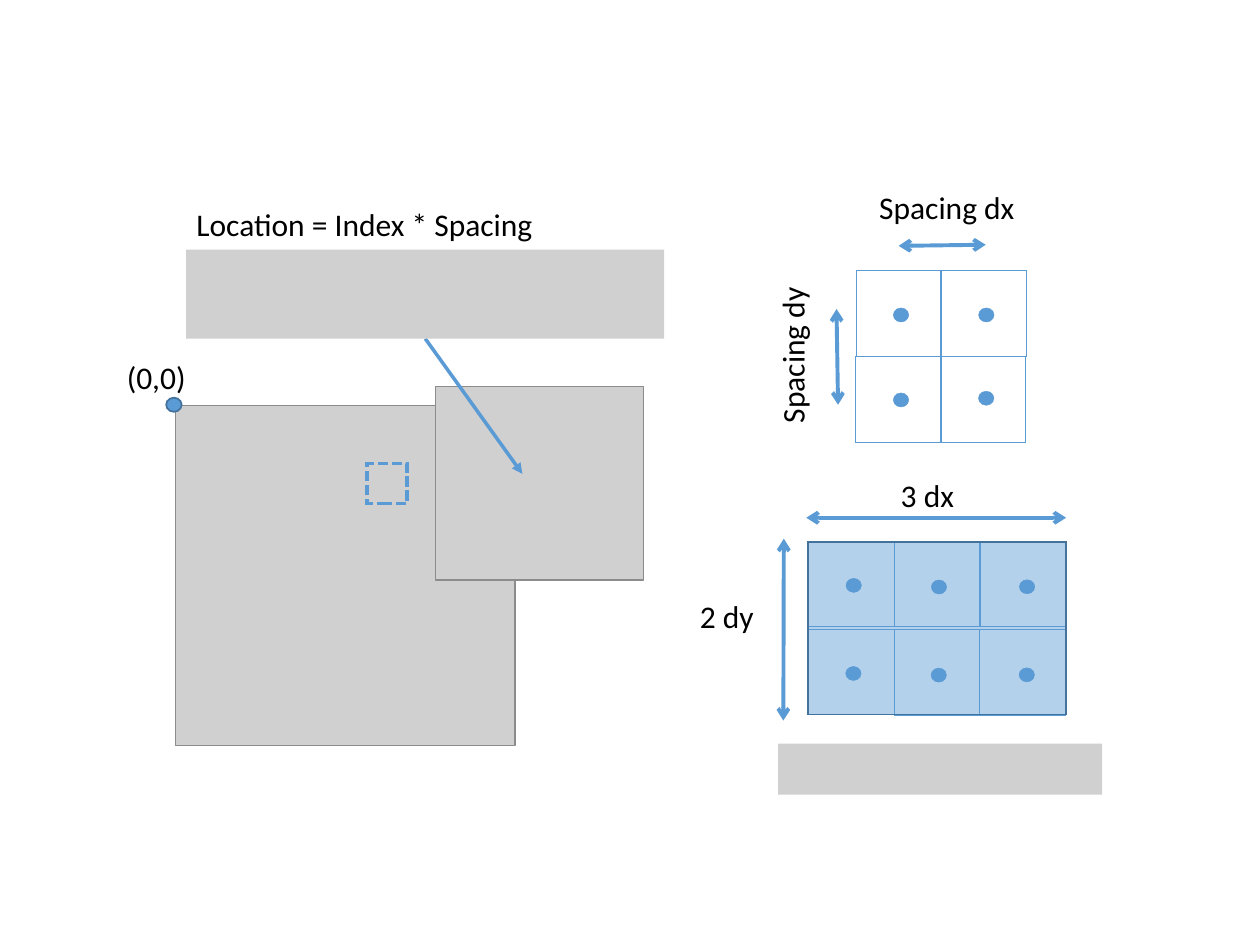
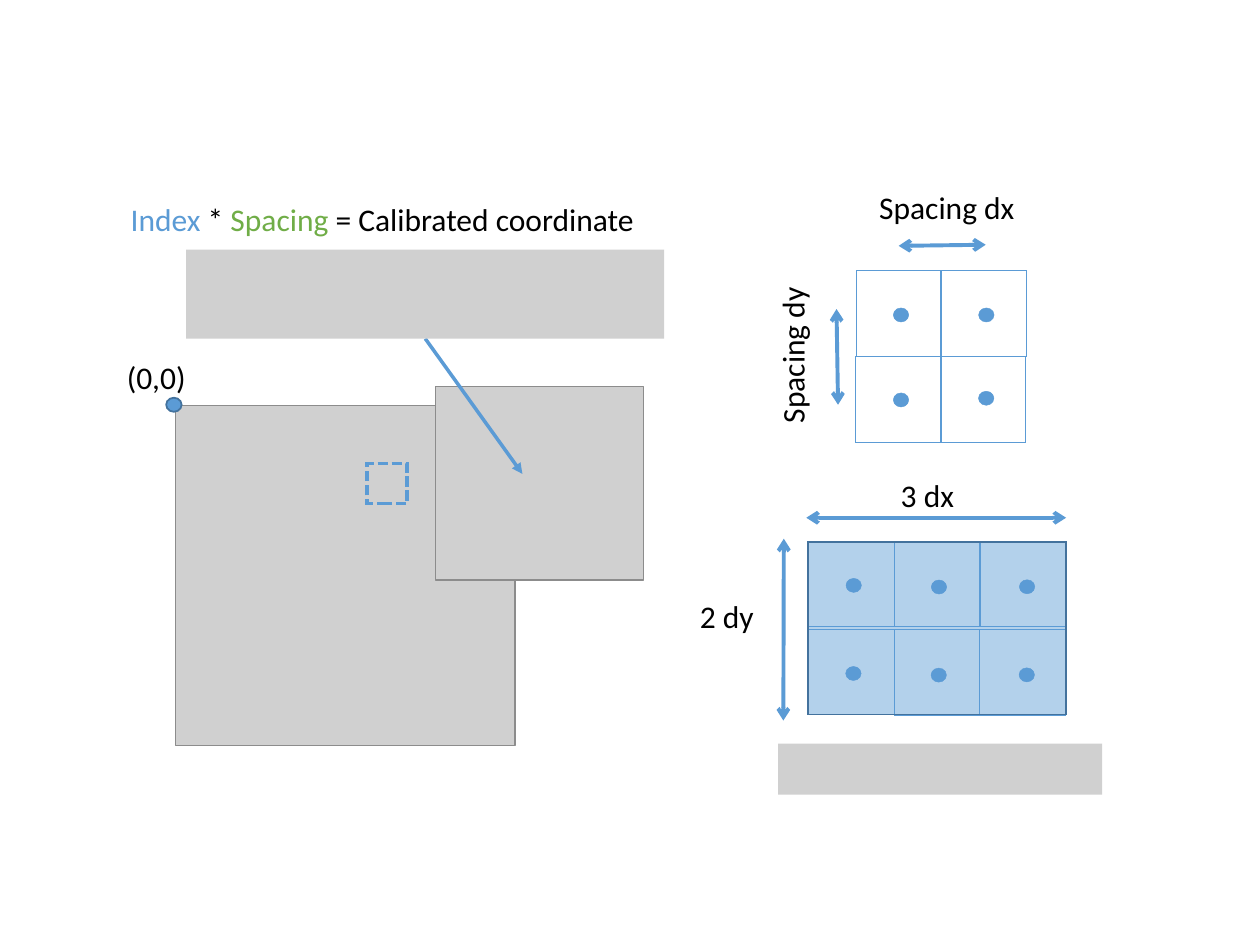
Before and after one commit to NEUBIAS/training-resources, a slide deck: slide 1 of figures/resources/spatial_calibration.pptx. Drawn at 1260x945 pixels with LibreOffice and Linux fonts; fonts in the diff are those of the drawing; grey boxes stand for pictures. Boxes give left, top, right and bottom in pixels: in the first picture for what was removed or moved away, otherwise in the second. Text is boxed around its words. In the diff, an @@ line names an element or a change of style, - is before the commit and + after.

```diff
--- a/figures/resources/spatial_calibration.pptx
+++ b/figures/resources/spatial_calibration.pptx
@@ text at [131, 209, 634, 237]: text changed @@
-Location = Index * Spacing
+Index * Spacing = Calibrated coordinate
```
Also in this commit, not shown: 1 slide added, 4 other files.
